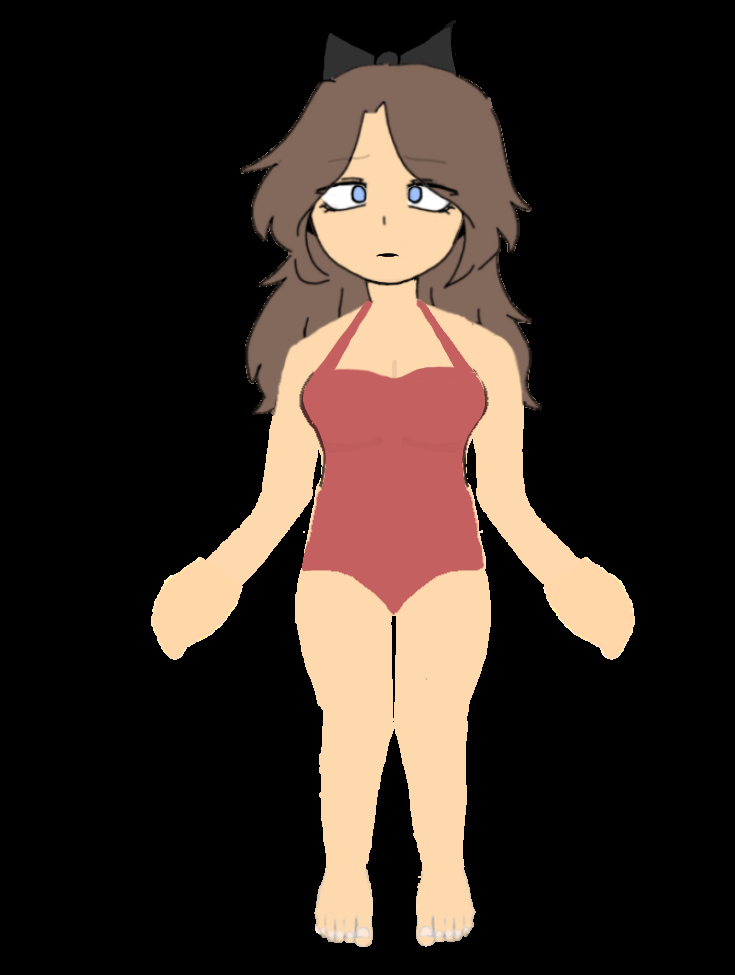
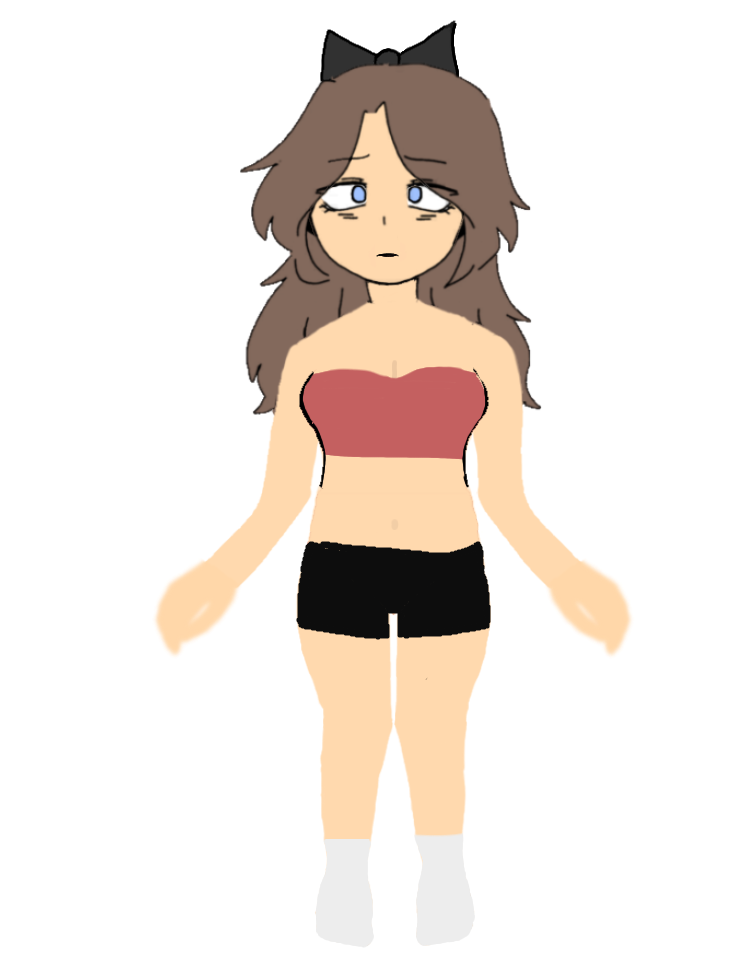
The second 735x975 image is a revision of the first. Changes to its layers:
"world": blend normal → pass through over [15, 0, 680, 975]
"Rig1 (flair)": blend normal → pass through over [15, 0, 680, 975]
"torso": blend normal → pass through over [151, 18, 635, 948]
"clothing" (1st of 10, in "world" › "Rig1 (flair)" › "torso"): blend normal → pass through over [294, 299, 496, 574]
hid "swimsuit" (1st of 2, in "world" › "Rig1 (flair)" › "torso" › "clothing"), painted on it over [301, 299, 487, 537]
"unused assets": blend normal → pass through over [257, 279, 512, 443]
painted on "root" (1st of 2, in "world" › "Rig1 (flair)" › "torso") over [295, 299, 497, 532]
"left arm": blend normal → pass through over [151, 341, 330, 660]
"right arm": blend normal → pass through over [456, 323, 635, 660]
"neck" (1st of 2, in "world" › "Rig1 (flair)" › "torso"): blend normal → pass through over [240, 18, 542, 430]
"head" (1st of 2, in "world" › "Rig1 (flair)" › "torso" › "neck"): blend normal → pass through over [240, 18, 542, 430]
"hair": blend normal → pass through over [240, 18, 542, 430]
painted on "Layer 39" over [240, 61, 532, 289]
painted on "Layer 38" over [245, 227, 542, 430]
"head accessories": blend normal → pass through over [268, 18, 521, 412]
"lower torso": blend normal → pass through over [284, 510, 497, 948]
"left" (4th of 4, in "world" › "Rig1 (flair)" › "torso" › "lower torso"): blend normal → pass through over [295, 530, 483, 948]
"lower leg" (2nd of 2, in "world" › "Rig1 (flair)" › "torso" › "lower torso" › "left"): blend normal → pass through over [303, 530, 483, 948]
"foot" (2nd of 2, in "world" › "Rig1 (flair)" › "torso" › "lower torso" › "left" › "lower leg"): blend normal → pass through over [303, 530, 483, 947]
painted on "nail colour" (2nd of 2, in "world" › "Rig1 (flair)" › "torso" › "lower torso" › "left" › "lower leg" › "foot") over [303, 530, 483, 940]
…and 61 more changes (30 blend, 29 painted, 9 visibility)
